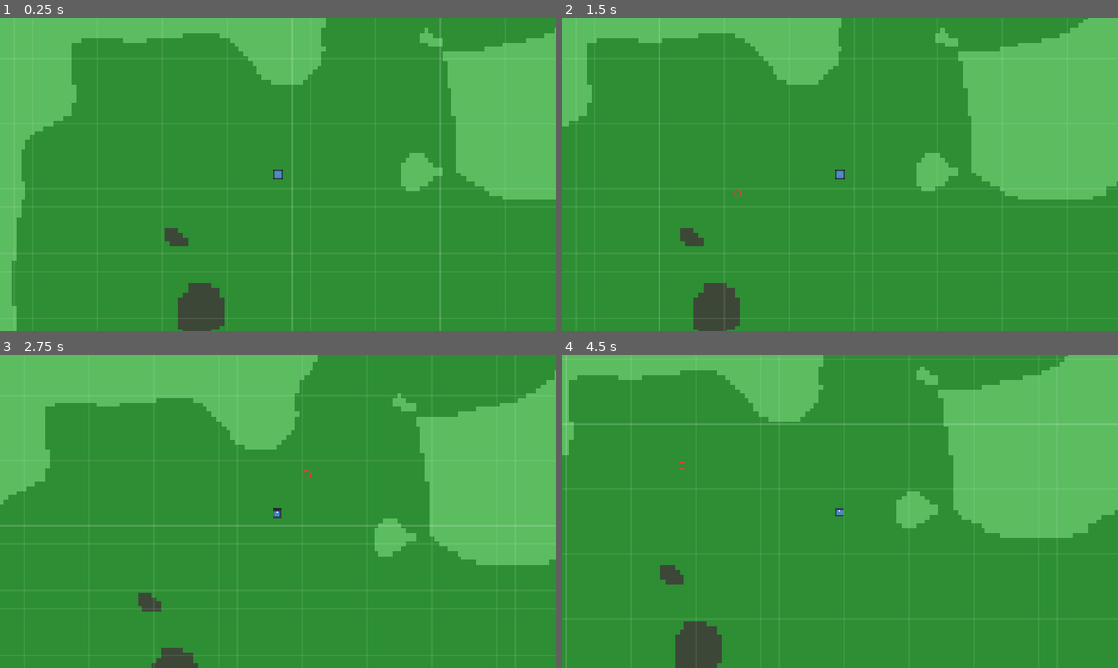
Above: before the commit, frames 1-4 (two rows, left to right).
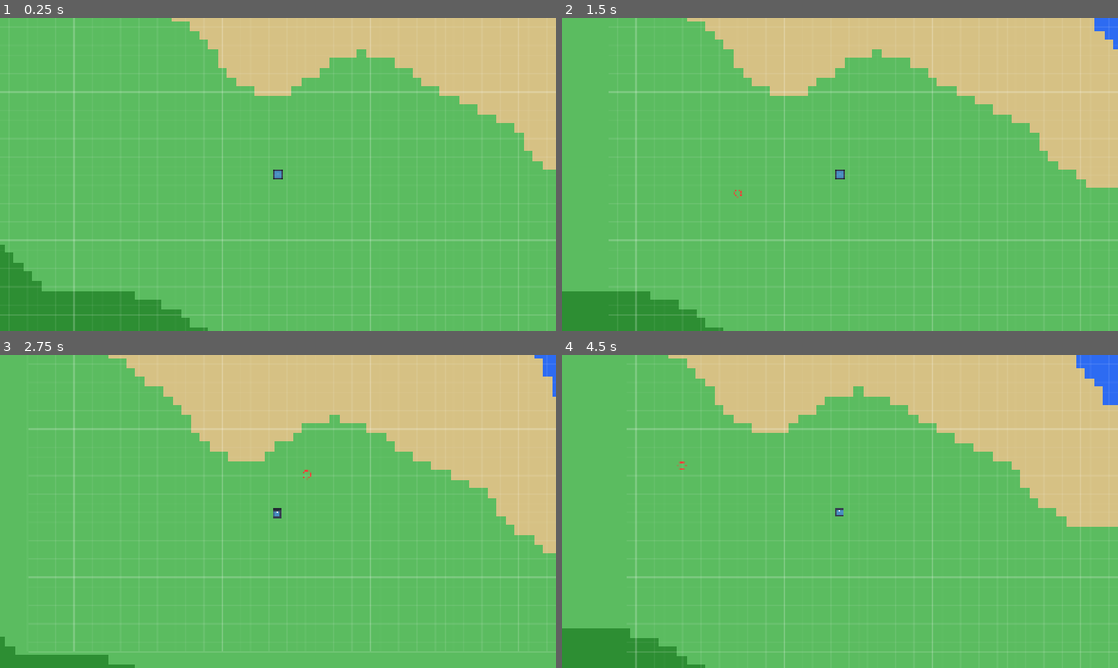
Above: after the commit, the same moments.

Repository: Zathmier/necromancer-game-public
Game: Godot game, scene res://scenes/main.tscn
Same seed, same stepped clock (60 frames per second), same inputs: the game is played once before the commit and once after it. The engine's default icon, where the game draws it, is replaced by a stand-in: a white triangle on a blue panel in a dark square.
Inputs (mouse positions are in pixels of both pictures, inside the frame that each line leads up to):
- Up to frame 1 (0.25 s): no input
- Up to frame 2 (1.5 s): tap Enter at 0.5 s; move the mouse to (962, 158) at 0.52 s; click (962, 158) at 0.67 s; move the mouse to (728, 190) at 1.27 s; click (728, 190) at 1.42 s
- Up to frame 3 (2.75 s): move the mouse to (333, 442) at 2.02 s; click (333, 442) at 2.17 s
- Up to frame 4 (4.5 s): move the mouse to (812, 574) at 2.77 s; click (812, 574) at 2.92 s; move the mouse to (1006, 558) at 3.52 s; click (1006, 558) at 3.67 s; move the mouse to (673, 464) at 4.27 s; click (673, 464) at 4.42 s

The runs differ from the first frame. In frame 1, 85% of the frame differs, in the area x 0-100%, y 0-100%; in frame 2, 90%; in frame 3, 88%; in frame 4, 92%.

Commit message:
Fix: TileSet.tile_size=32; world-space grid; chunk window aligned to 32px tiles

Diff:
--- a/scripts/debug/Grid.gd
+++ b/scripts/debug/Grid.gd
@@ -1,69 +1,50 @@
 extends Node2D
-class_name Grid
+# World-space grid that aligns exactly to TileMap cell borders.
 
-@export var tile_size: float = 32.0
-@export var major_every: int = 8
-@export var color_minor: Color = Color(1, 1, 1, 0.08)
-@export var color_major: Color = Color(1, 1, 1, 0.16)
+const TILE := 32
+const MAJOR_EVERY := 8
 
-# If your WorldTileMap isn't at (0,0), either set this or point to it below.
-@export var tilemap_origin: Vector2 = Vector2.ZERO
-@export var use_tilemap_origin_from: NodePath
-
-func _ready() -> void:
-	if use_tilemap_origin_from != NodePath():
-		var n := get_node_or_null(use_tilemap_origin_from)
-		if n is Node2D:
-			tilemap_origin = (n as Node2D).global_position
+@export var show_grid: bool = true
+@export var minor_col: Color = Color(1, 1, 1, 0.08)
+@export var major_col: Color = Color(1, 1, 1, 0.20)
 
 func _process(_dt: float) -> void:
 	queue_redraw()
 
 func _draw() -> void:
+	if not show_grid:
+		return
+
 	var cam := get_viewport().get_camera_2d()
 	if cam == null:
 		return
 
-	var vp_size: Vector2 = get_viewport_rect().size
-	var z: Vector2 = cam.zoom
+	# Visible world rect in world units (pixels)
+	var vp: Vector2 = get_viewport_rect().size
+	var size_ws: Vector2 = vp * cam.zoom
+	var tl_ws: Vector2 = cam.get_screen_center_position() - size_ws * 0.5
+	var br_ws: Vector2 = tl_ws + size_ws
 
-	# World coords of screen center, derive top-left in world space.
-	var world_center: Vector2 = cam.get_screen_center_position()
-	var top_left_world: Vector2 = world_center - (vp_size * 0.5) / z
+	# Snap to tile edges using floor/ceil (works with negatives)
+	var left:  int = floori(tl_ws.x / TILE) * TILE
+	var right: int = ceili (br_ws.x / TILE) * TILE
+	var top:   int = floori(tl_ws.y / TILE) * TILE
+	var bot:   int = ceili (br_ws.y / TILE) * TILE
 
-	# Align to TileMap origin if it’s offset.
-	var top_left_rel: Vector2 = top_left_world - tilemap_origin
+	# Keep grid lines ~1px on screen
+	var w_x: float = 1.0 / cam.zoom.x
+	var w_y: float = 1.0 / cam.zoom.y
 
-	# Step size in pixels between lines (accounts for zoom).
-	var step_px_x: float = tile_size * z.x
-	var step_px_y: float = tile_size * z.y
+	# Vertical lines
+	for x in range(left, right + 1, TILE):
+		var is_major := posmod(x / TILE, MAJOR_EVERY) == 0
+		var col := major_col if is_major else minor_col
+		var lw  := (2.0 / cam.zoom.x) if is_major else w_x
+		draw_line(Vector2(x, top), Vector2(x, bot), col, lw, true)
 
-	# Pixel offset to the first grid line on-screen.
-	var start_px_x: float = -fposmod(top_left_rel.x, tile_size) * z.x
-	var start_px_y: float = -fposmod(top_left_rel.y, tile_size) * z.y
-
-	# -------- Vertical lines --------
-	var x: float = start_px_x
-	var ix: int = int(floor(top_left_rel.x / tile_size))
-	while x <= vp_size.x + 1.0:
-		var is_major: bool = (ix % major_every) == 0
-		var c: Color = color_minor
-		if is_major:
-			c = color_major
-		var px: float = floor(x) + 0.5  # center 1px stroke on pixel
-		draw_line(Vector2(px, 0.0), Vector2(px, vp_size.y), c, 1.0, false)
-		x += step_px_x
-		ix += 1
-
-	# -------- Horizontal lines --------
-	var y: float = start_px_y
-	var iy: int = int(floor(top_left_rel.y / tile_size))
-	while y <= vp_size.y + 1.0:
-		var is_major2: bool = (iy % major_every) == 0
-		var c2: Color = color_minor
-		if is_major2:
-			c2 = color_major
-		var py: float = floor(y) + 0.5
-		draw_line(Vector2(0.0, py), Vector2(vp_size.x, py), c2, 1.0, false)
-		y += step_px_y
-		iy += 1
+	# Horizontal lines
+	for y in range(top, bot + 1, TILE):
+		var is_major2 := posmod(y / TILE, MAJOR_EVERY) == 0
+		var col2 := major_col if is_major2 else minor_col
+		var lw2  := (2.0 / cam.zoom.y) if is_major2 else w_y
+		draw_line(Vector2(left, y), Vector2(right, y), col2, lw2, true)
--- a/scripts/world/WorldGen.gd
+++ b/scripts/world/WorldGen.gd
@@ -1,7 +1,7 @@
 extends Node
 const CHUNK_TILES := 48
 
-var world_seed: int = 1337
+var world_seed: int = 132897129
 var noise: FastNoiseLite
 
 func _ready() -> void:
--- a/scripts/world/WorldTileMap.gd
+++ b/scripts/world/WorldTileMap.gd
@@ -1,12 +1,10 @@
 extends Node2D
-# Streamed TileMap renderer for biomes.
-# Godot 4.5 / GDScript. No inspector setup required.
+# Streamed TileMap renderer for biomes. Godot 4.5 / GDScript.
 
 const TILE := 32
 const CHUNK_TILES := 48
-const CHUNK_MARGIN := 1  # stream 1 chunk beyond view
+@export var chunk_margin: int = 1
 
-# Colors per biome
 const BIOME_COLORS := {
 	"water":  Color(0.18, 0.42, 0.95),
 	"sand":   Color(0.84, 0.76, 0.52),
@@ -15,27 +13,32 @@
 	"rock":   Color(0.24, 0.28, 0.22),
 }
 
-const DEBUG_STREAM_LOG := false
-
 var _tilemap: TileMap
 var _tileset: TileSet
 var _atlas_id: int = -1
-var _biome_atlas_coord: Dictionary[String, Vector2i] = {}  # biome -> atlas coord
+var _biome_atlas_coord: Dictionary[String, Vector2i] = {}
 
 var _loaded_chunks: Dictionary[Vector2i, bool] = {}
-var _last_cam_pos: Vector2 = Vector2.INF
-var _last_cam_zoom: Vector2 = Vector2.INF
-var _last_vp_size: Vector2 = Vector2.ZERO
+var _last_chunk_rect: Rect2i = Rect2i(0, 0, 0, 0)
+var _has_last: bool = false
 
 @onready var _worldgen: Node = get_tree().current_scene.find_child("WorldGen", true, false)
+@onready var _player: Node2D = get_tree().current_scene.find_child("Player", true, false)
 
 func _ready() -> void:
 	_build_tileset()
+
 	_tilemap = TileMap.new()
 	_tilemap.name = "WorldMap"
 	_tilemap.tile_set = _tileset
+	# keep transforms neutral (grid alignment depends on this)
+	_tilemap.position = Vector2.ZERO
+	_tilemap.scale = Vector2.ONE
+	_tilemap.rotation = 0.0
+	# modest quadrants
 	_tilemap.cell_quadrant_size = 16
 	_tilemap.rendering_quadrant_size = 16
+
 	add_child(_tilemap)
 	set_process(true)
 
@@ -44,21 +47,35 @@
 	if cam == null:
 		return
 
-	var vp_size: Vector2 = get_viewport_rect().size
-	if cam.global_position.distance_to(_last_cam_pos) < 8.0 and cam.zoom == _last_cam_zoom and vp_size == _last_vp_size:
-		return # nothing significant changed
+	# Anchor streaming to the player (stable), fall back to camera center.
+	var center_ws: Vector2 = _player.global_position if _player != null else cam.get_screen_center_position()
+	var vp: Vector2 = get_viewport_rect().size
+	var size_ws: Vector2 = vp * cam.zoom
+	var tl_ws: Vector2 = center_ws - size_ws * 0.5
+	var br_ws: Vector2 = tl_ws + size_ws
 
-	_last_cam_pos = cam.global_position
-	_last_cam_zoom = cam.zoom
-	_last_vp_size = vp_size
+	# Visible tiles (inclusive right/bottom) using ceil()-1 (no epsilon)
+	var tl_tx: int = floori(tl_ws.x / TILE)
+	var tl_ty: int = floori(tl_ws.y / TILE)
+	var br_tx: int = ceili (br_ws.x / TILE) - 1
+	var br_ty: int = ceili (br_ws.y / TILE) - 1
 
-	var world_rect: Rect2 = _world_rect_visible(cam, vp_size)
-	_update_stream(world_rect)
+	# Chunk window with margin (floor-div works for negatives)
+	var min_cx: int = _floor_div(tl_tx, CHUNK_TILES) - chunk_margin
+	var min_cy: int = _floor_div(tl_ty, CHUNK_TILES) - chunk_margin
+	var max_cx: int = _floor_div(br_tx, CHUNK_TILES) + chunk_margin
+	var max_cy: int = _floor_div(br_ty, CHUNK_TILES) + chunk_margin
+
+	var chunk_rect := Rect2i(min_cx, min_cy, (max_cx - min_cx + 1), (max_cy - min_cy + 1))
+	if _has_last and chunk_rect == _last_chunk_rect:
+		return
+	_has_last = true
+	_last_chunk_rect = chunk_rect
+
+	_update_stream(min_cx, min_cy, max_cx, max_cy)
 
 # ---------- tileset build ----------
-
 func _build_tileset() -> void:
-	# Convert Variant[] -> String[] explicitly (strict typing)
 	var raw_keys: Array = BIOME_COLORS.keys()
 	var names: Array[String] = []
 	for k in raw_keys:
@@ -67,7 +84,6 @@
 
 	var count: int = names.size()
 	var atlas_img := Image.create(TILE * count, TILE, false, Image.FORMAT_RGBA8)
-
 	for i in range(count):
 		var tile_img := Image.create(TILE, TILE, false, Image.FORMAT_RGBA8)
 		tile_img.fill(BIOME_COLORS[names[i]])
@@ -79,58 +95,39 @@
 	atlas.texture = tex
 	atlas.texture_region_size = Vector2i(TILE, TILE)
 
+	_tileset = TileSet.new()
+	# >>> THE IMPORTANT LINE: make the map use 32×32 tiles <<<
+	_tileset.tile_size = Vector2i(TILE, TILE)
+
+	_atlas_id = _tileset.add_source(atlas)
 	for i in range(count):
 		var coord: Vector2i = Vector2i(i, 0)
 		atlas.create_tile(coord)
 		_biome_atlas_coord[names[i]] = coord
 
-	_tileset = TileSet.new()
-	_atlas_id = _tileset.add_source(atlas)
+	# Sanity: ensure we actually ended with 32×32
+	assert(_tileset.tile_size == Vector2i(TILE, TILE), "TileSet.tile_size mismatch; grid & chunks will drift")
 
 # ---------- streaming ----------
+static func _floor_div(a: int, b: int) -> int:
+	# floor division that handles negatives correctly
+	return floori(float(a) / float(b))
 
-static func _chunk_of_tile(t: int) -> int:
-	# floor division that behaves for negatives
-	return floori(float(t) / CHUNK_TILES)
-
-func _world_rect_visible(cam: Camera2D, vp_size: Vector2) -> Rect2:
-	var size_ws: Vector2 = vp_size * cam.zoom
-	var tl_ws: Vector2 = cam.get_screen_center_position() - size_ws * 0.5
-	return Rect2(tl_ws, size_ws)
-
-func _update_stream(world_rect: Rect2) -> void:
-	# Convert world rect -> tile rect with RIGHT/BOTTOM *inclusive*
-	var tl: Vector2 = world_rect.position
-	var br: Vector2 = world_rect.position + world_rect.size
-	var tl_tile := Vector2i(floori(tl.x / TILE), floori(tl.y / TILE))
-	var br_tile := Vector2i(                       # inclusive: subtract a tiny epsilon
-		floori((br.x - 0.0001) / TILE),
-		floori((br.y - 0.0001) / TILE)
-	)
-
-	var min_cx: int = _chunk_of_tile(tl_tile.x) - CHUNK_MARGIN
-	var min_cy: int = _chunk_of_tile(tl_tile.y) - CHUNK_MARGIN
-	var max_cx: int = _chunk_of_tile(br_tile.x) + CHUNK_MARGIN
-	var max_cy: int = _chunk_of_tile(br_tile.y) + CHUNK_MARGIN
-
+func _update_stream(min_cx: int, min_cy: int, max_cx: int, max_cy: int) -> void:
 	var wanted: Dictionary[Vector2i, bool] = {}
-
 	for cy in range(min_cy, max_cy + 1):
 		for cx in range(min_cx, max_cx + 1):
-			var c: Vector2i = Vector2i(cx, cy)
+			var c := Vector2i(cx, cy)
 			wanted[c] = true
 			if not _loaded_chunks.has(c):
-				if DEBUG_STREAM_LOG: print("LOAD ", c)
 				_load_chunk(c)
 
-	# unload what we no longer need
 	var to_remove: Array[Vector2i] = []
 	for k in _loaded_chunks.keys():
 		var ck := k as Vector2i
 		if not wanted.has(ck):
 			to_remove.append(ck)
 	for c in to_remove:
-		if DEBUG_STREAM_LOG: print("UNLOAD ", c)
 		_unload_chunk(c)
 
 func _load_chunk(c: Vector2i) -> void:
